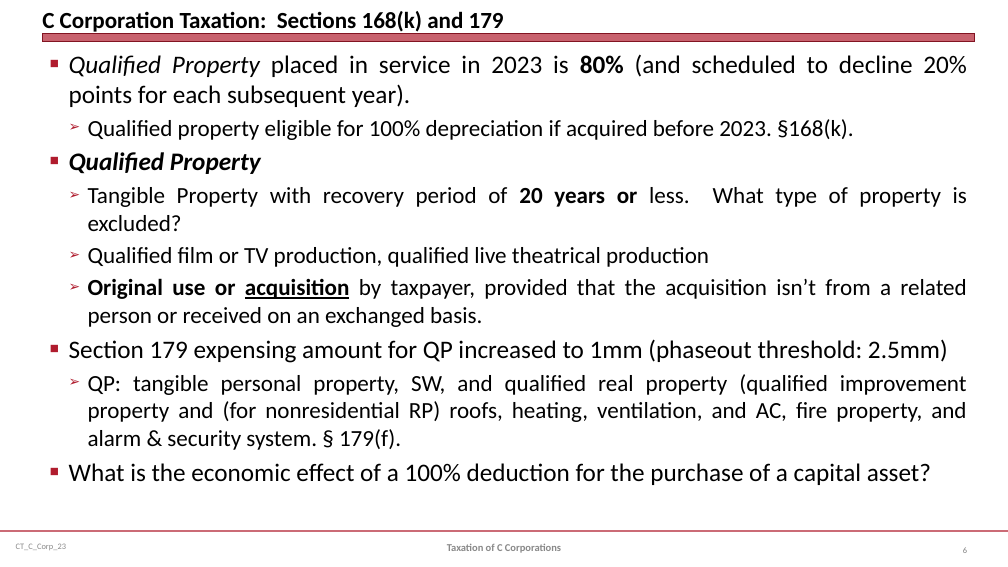
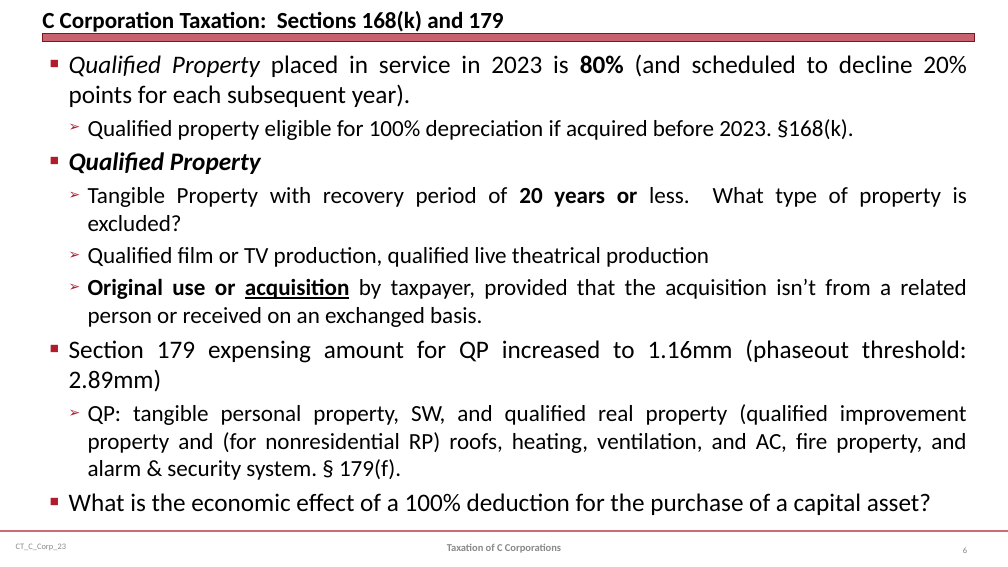
Before and after one commit to jmc877/Corporate-Tax, a slide deck: slide 6 of slides/CT_C_Corp_23.pptx. Drawn at 1008x567 pixels with LibreOffice and Linux fonts; fonts in the diff are those of the drawing. Boxes give left, top, right and bottom in pixels: in the first picture for what was removed or moved away, otherwise in the second. Text is boxed around its words. In the diff, an @@ line names an element or a change of style, - is before the commit and + after.

Commit message:
Update

```diff
--- a/slides/CT_C_Corp_23.pptx
+++ b/slides/CT_C_Corp_23.pptx
@@ text at (x1=69, y1=339, x2=967, y2=392): text changed @@
-■ Section 179 expensing amount for QP increased to 1mm (phaseout threshold: 2.5mm)
+■ Section 179 expensing amount for QP increased to 1.16mm (phaseout threshold: 2.89mm)
```
Also in this commit, not shown: 2 other slides changed.
